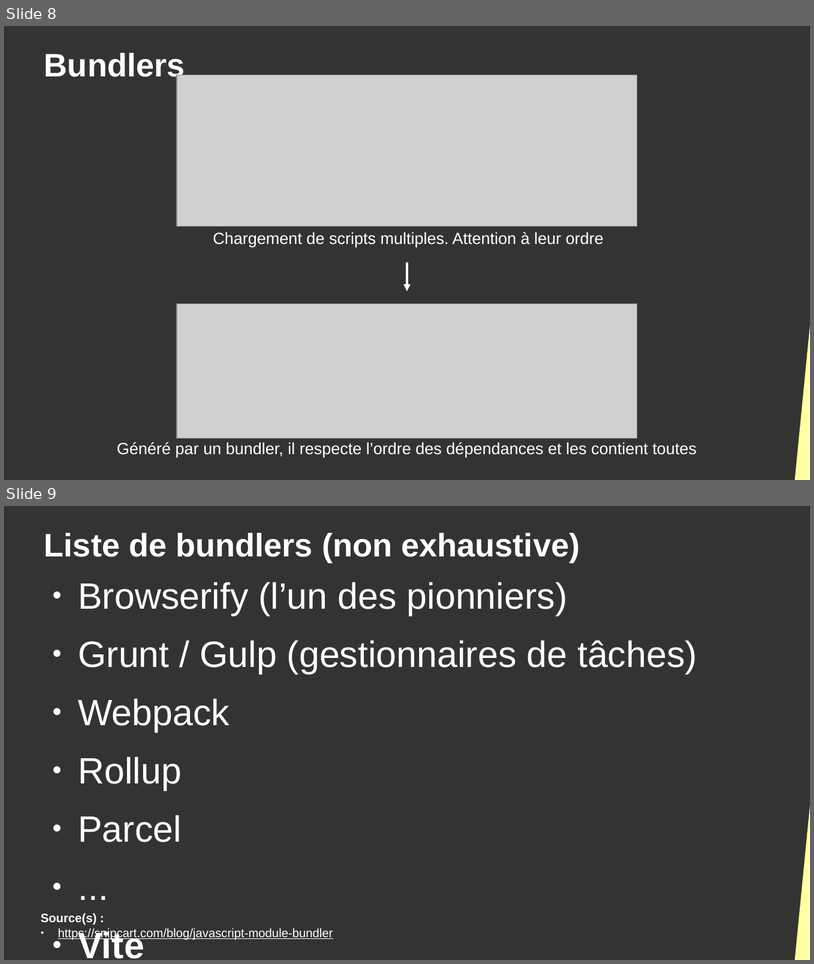
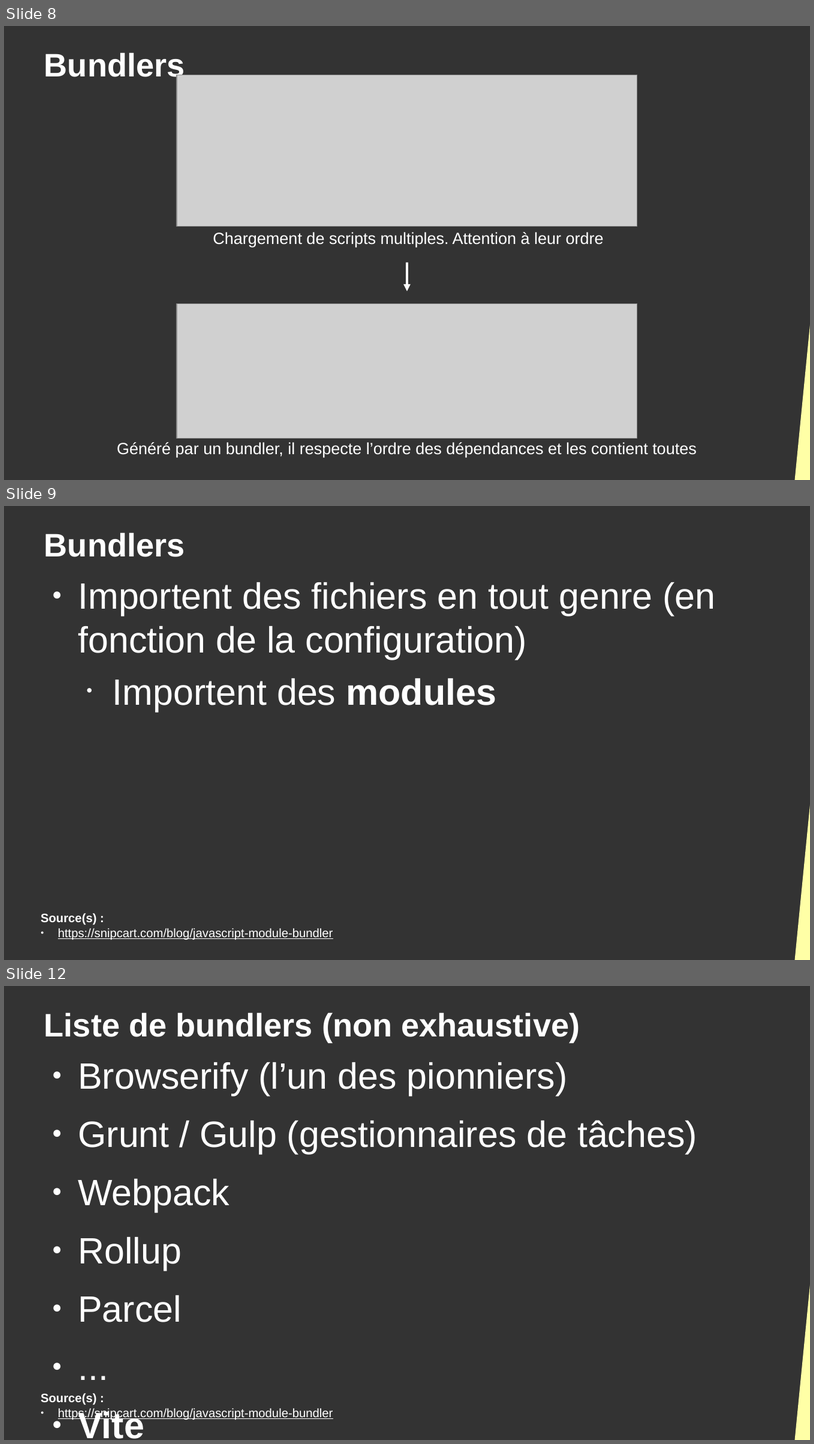
Before and after one commit to DanYellow/cours, a slide deck: developpement-front-s5/travaux-pratiques/numero-4/presentation.odp. Shown one above the other, each under a label of ours: slides 8 and 9 before the commit, slides 8, 9 and 12 after it; the slides between them are not shown. The pictures are 814x964 and 814x1444 pixels, drawn with LibreOffice and Linux fonts; fonts in the diff are those of the drawing; grey boxes stand for pictures. Boxes give left, top, right and bottom in pixels: in the first picture for what was removed or moved away, otherwise in the second. Text is boxed around its words. In the diff, an @@ line names an element or a change of style, - is before the commit and + after.

Commit message:
developpement-front-s5 - Add slides about js' modules in tp#4

```diff
--- a/developpement-front-s5/travaux-pratiques/numero-4/presentation.odp
+++ b/developpement-front-s5/travaux-pratiques/numero-4/presentation.odp
@@ slide 9 added at [4, 506, 810, 960], background #333333 @@
@@ title added at [44, 532, 185, 557], 32 pt, text #FFFFFF, bold @@
+Bundlers
@@ text added at [78, 582, 716, 712], 36 pt, text #FFFFFF @@
+● Importent des fichiers en tout genre (en fonction de la configuration)
+  • Importent des modules
@@ right triangle added at [794, 718, 810, 960], fill #FFFFA6 @@
@@ text added at [41, 913, 333, 940], 12 pt, text #FFFFFF, underline @@
+Source(s) :
+● https://snipcart.com/blog/javascript-module-bundler
@@ what was slide 9 is now slide 12 @@
```
Also in this commit, not shown: 5 slides changed, 2 other slides added, 2 other files.
